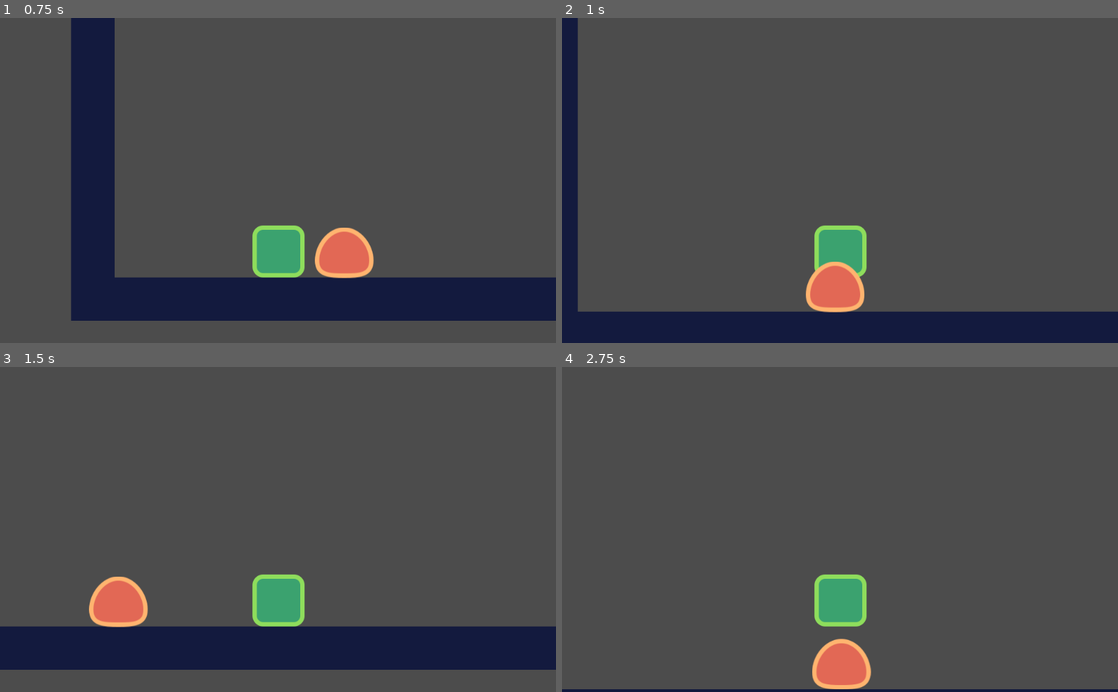
Above: before the commit, frames 1-4 (two rows, left to right).
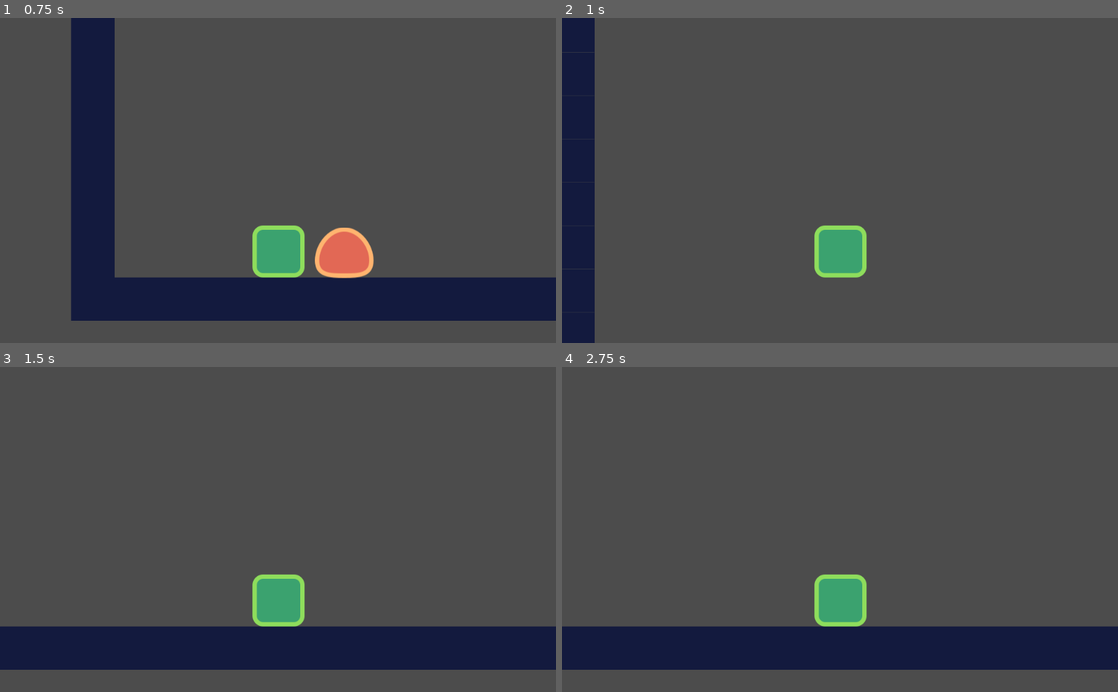
Above: after the commit, the same moments.

Repository: liester/godot-2d-platformer-tutorial
Game: Godot game, scene res://src/Levels/LevelTemplate.tscn
The game is run twice, just before and just after one commit, with the same random seed, the same clock (stepped at 60 frames per second) and the same inputs.
Inputs:
- Up to frame 1 (0.75 s): hold D (move_right) from 0.53 s (still down)
- Up to frame 2 (1 s): keep holding D (move_right); tap W (jump) at 0.77 s
- Up to frame 3 (1.5 s): keep holding D (move_right)
- Up to frame 4 (2.75 s): tap W (jump) at 1.52 s; release D (move_right) at 2.03 s; hold A (move_left) from 2.03 s (still down)

Frame 1 is identical in both runs. In frame 2, 13% of the frame differs, in the area x 0-100%, y 0-100%; in frame 3, 1.4%; in frame 4, 15%, in the area x 0-100%, y 79-100%.

Commit message:
Update the collision areas to fix some overlap issues

Diff:
--- a/platformer/src/Actors/Enemy.tscn
+++ b/platformer/src/Actors/Enemy.tscn
@@ -4,10 +4,10 @@
 [ext_resource path="res://src/Actors/Enemy.gd" type="Script" id=2]
 
 [sub_resource type="RectangleShape2D" id=1]
-extents = Vector2( 45, 31.5 )
+extents = Vector2( 55.5, 28 )
 
 [sub_resource type="RectangleShape2D" id=2]
-extents = Vector2( 57, 12.5 )
+extents = Vector2( 44.5, 13.25 )
 
 [node name="Enemy" type="KinematicBody2D"]
 collision_layer = 2
@@ -19,7 +19,7 @@
 texture = ExtResource( 1 )
 
 [node name="CollisionShape2D" type="CollisionShape2D" parent="."]
-position = Vector2( 0, -33.5 )
+position = Vector2( 0.5, -30 )
 shape = SubResource( 1 )
 
 [node name="VisibilityEnabler2D" type="VisibilityEnabler2D" parent="."]
@@ -34,7 +34,7 @@
 collision_layer = 2
 
 [node name="CollisionShape2D" type="CollisionShape2D" parent="StompDetector"]
-position = Vector2( 0, -11.5 )
+position = Vector2( 1, -5.75 )
 shape = SubResource( 2 )
 
 [connection signal="body_entered" from="StompDetector" to="." method="_on_StompDetector_body_entered"]
--- a/platformer/src/Actors/Player.tscn
+++ b/platformer/src/Actors/Player.tscn
@@ -7,7 +7,7 @@
 extents = Vector2( 40, 44 )
 
 [sub_resource type="RectangleShape2D" id=2]
-extents = Vector2( 48, 48 )
+extents = Vector2( 40.5, 48 )
 
 [node name="Player" type="KinematicBody2D"]
 collision_mask = 8
@@ -33,7 +33,7 @@
 
 [node name="CollisionShape2D" type="CollisionShape2D" parent="EnemyDetector"]
 modulate = Color( 0.12549, 0.203922, 0.835294, 1 )
-position = Vector2( 0, -45 )
+position = Vector2( -0.5, -45 )
 shape = SubResource( 2 )
 
 [connection signal="area_entered" from="EnemyDetector" to="." method="_on_EnemyDetector_area_entered"]
